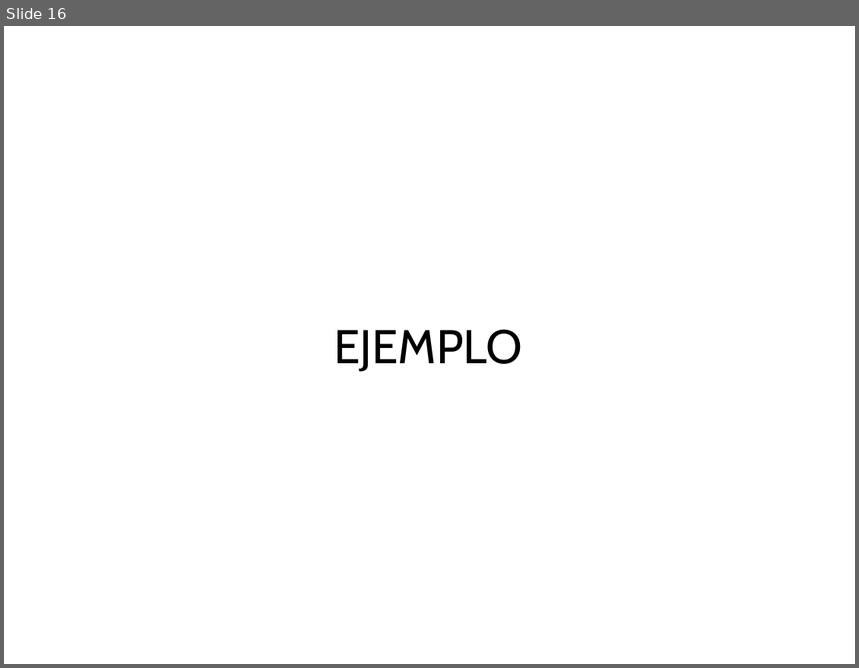
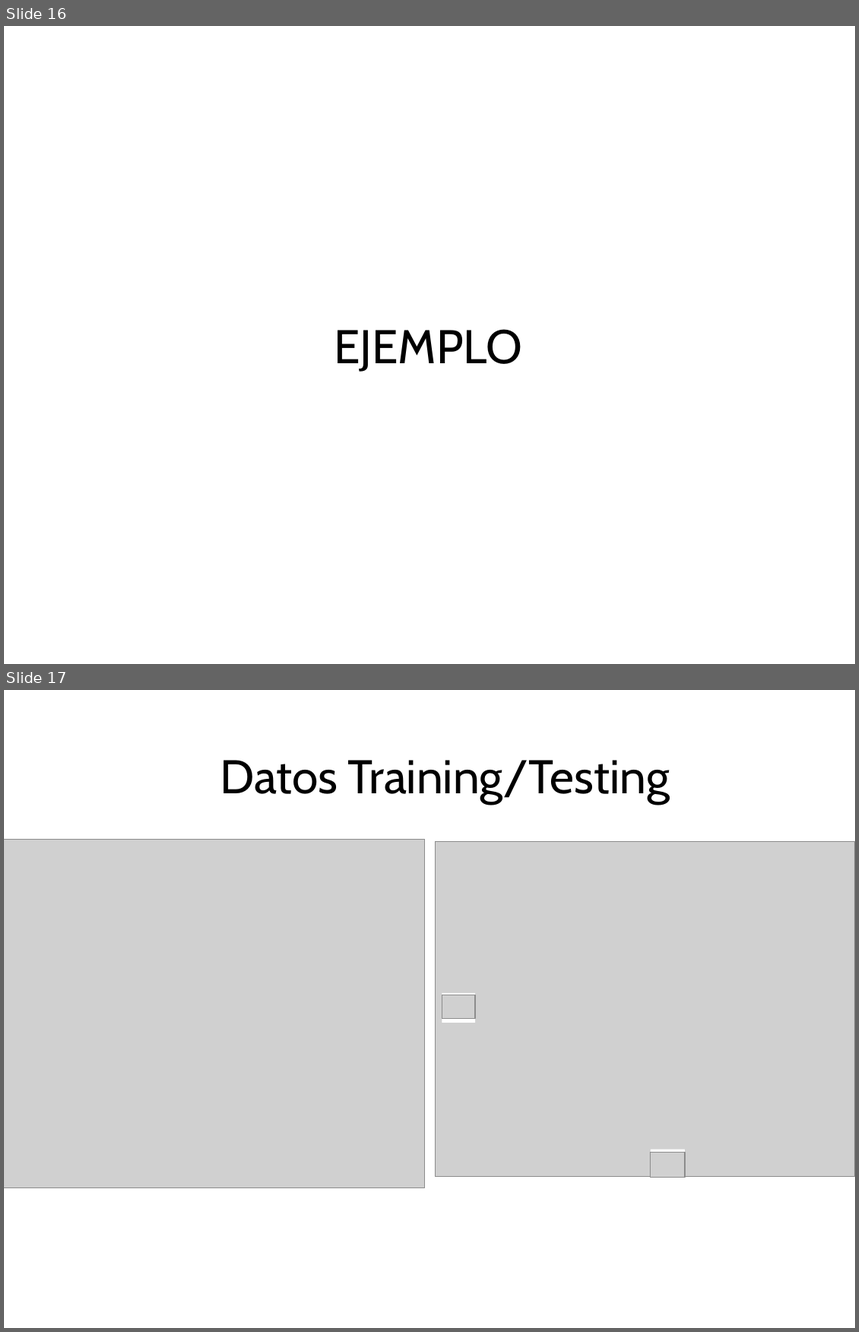
Before and after one commit to domingomery/patrones, a slide deck: clases/Cap04_Clasificacion/presentations/PAT04_Trees.pptx. Shown one above the other, each under a label of ours: slide 16 before the commit, slides 16 and 17 after it. The pictures are 859x668 and 859x1332 pixels, drawn with LibreOffice and Linux fonts; fonts in the diff are those of the drawing; grey boxes stand for pictures. Boxes give left, top, right and bottom in pixels: in the first picture for what was removed or moved away, otherwise in the second. Text is boxed around its words. In the diff, an @@ line names an element or a change of style, - is before the commit and + after.

```diff
--- a/clases/Cap04_Clasificacion/presentations/PAT04_Trees.pptx
+++ b/clases/Cap04_Clasificacion/presentations/PAT04_Trees.pptx
@@ slide 17 added at [4, 690, 855, 1328], background #FFFFFF @@
@@ text added at [220, 760, 670, 804], 40 pt, text #000000 @@
+Datos Training/Testing
@@ picture added at [4, 839, 425, 1188] @@
@@ picture added at [436, 841, 855, 1177] @@
@@ rectangle added at [443, 993, 475, 1023], fill #FFFFFF @@
@@ picture added at [443, 995, 475, 1018] @@
@@ rectangle added at [651, 1150, 685, 1178], fill #FFFFFF @@
@@ picture added at [651, 1152, 685, 1177] @@
```
Also in this commit, not shown: 3 slides changed, 9 other slides added, 9 slides removed, 10 other files.
